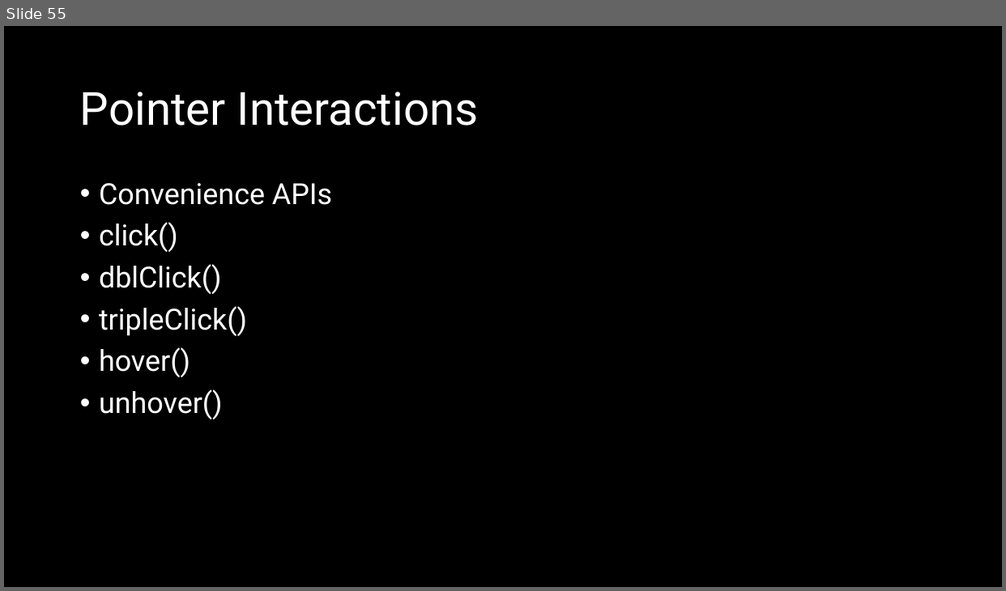
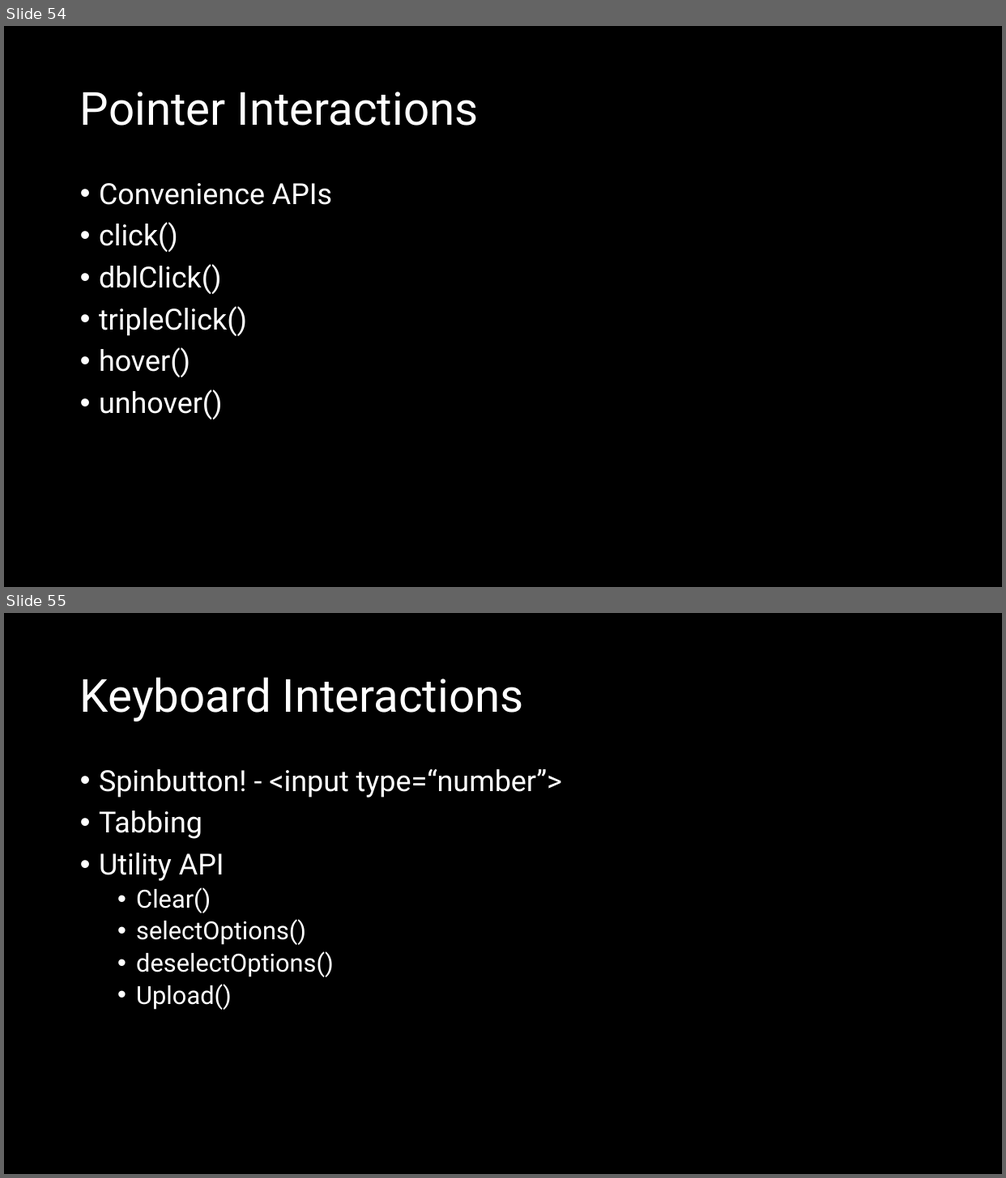
Before and after one commit to natiquekeyin/winter2025, a slide deck: JavaScript/Week12/Week12.pptx. Shown one above the other, each under a label of ours: slide 55 before the commit, slides 54 and 55 after it. The pictures are 1006x591 and 1006x1178 pixels, drawn with LibreOffice and Linux fonts; fonts in the diff are those of the drawing. Boxes give left, top, right and bottom in pixels: in the first picture for what was removed or moved away, otherwise in the second. Text is boxed around its words. In the diff, an @@ line names an element or a change of style, - is before the commit and + after.

```diff
--- a/JavaScript/Week12/Week12.pptx
+++ b/JavaScript/Week12/Week12.pptx
@@ slide 55 added at (x1=4, y1=613, x2=1002, y2=1174), background #000000 @@
@@ title added at (x1=80, y1=677, x2=524, y2=722), 44 pt, text #FFFFFF @@
+Keyboard Interactions
@@ text added at (x1=99, y1=769, x2=562, y2=1010), 28 pt, text #FFFFFF @@
+• Spinbutton! - <input type=“number”>
+• Tabbing
+• Utility API
+  • Clear()
+  • selectOptions()
+  • deselectOptions()
+  • Upload()
@@ what was slide 55 is now slide 54 @@
```
Also in this commit, not shown: 1 slide changed, 2 slides removed, 3 other files.
